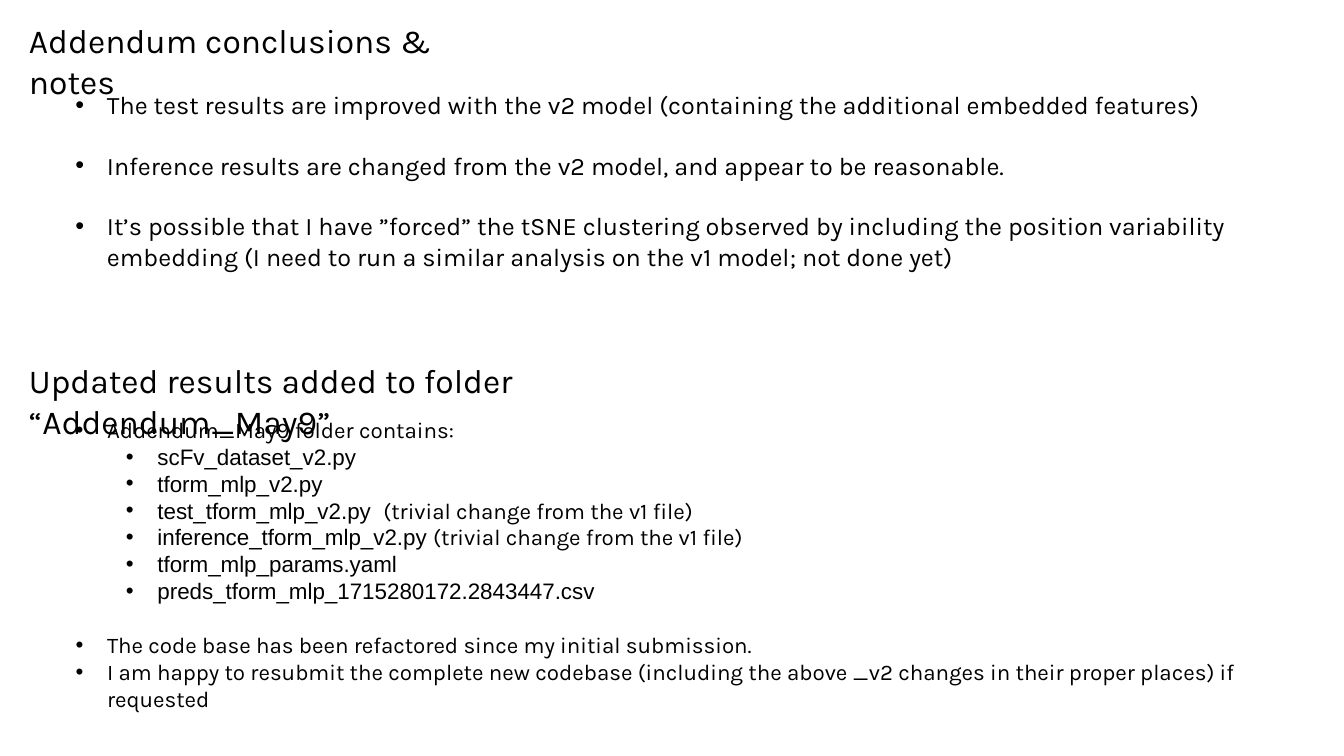
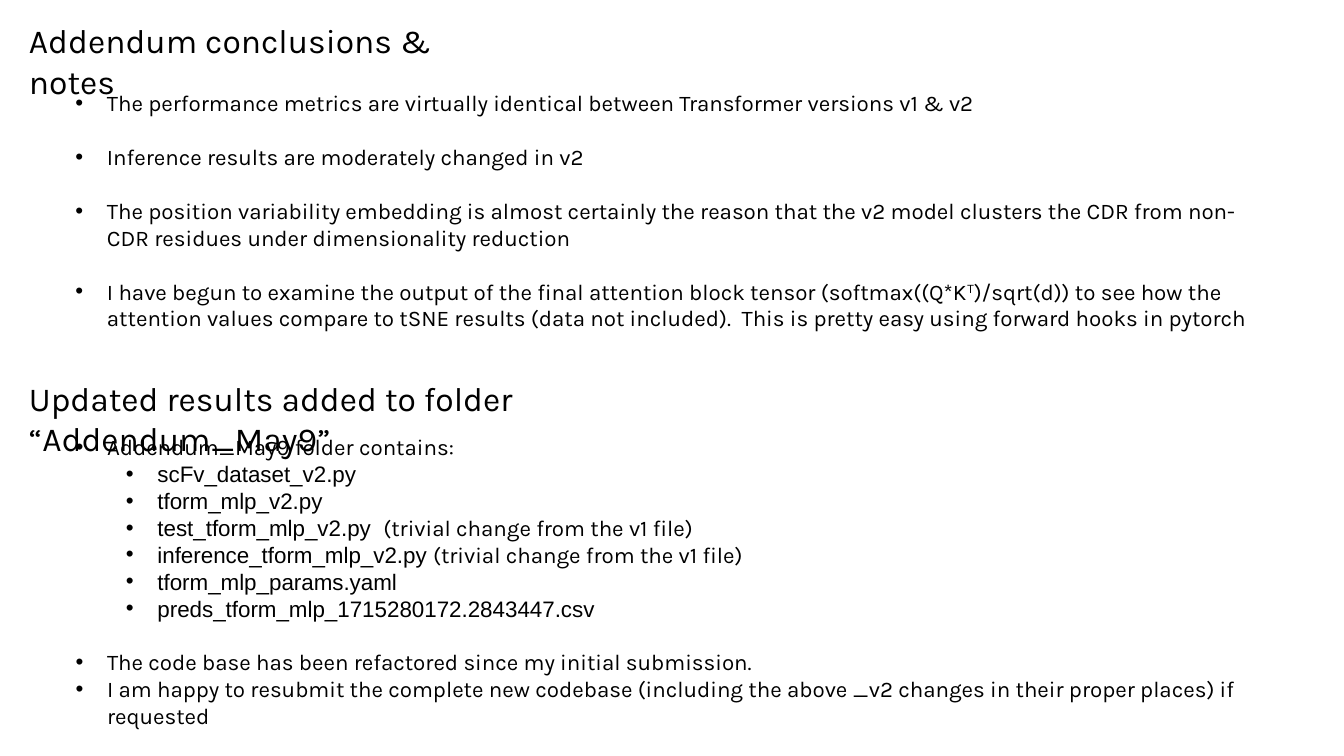
Before and after one commit to planaria158/BERT-antibody-antigen-binding-energy, a slide deck: slide 23 of Homework-aAlphaBio.pptx. Drawn at 1344x756 pixels with LibreOffice and Linux fonts; fonts in the diff are those of the drawing. Boxes give left, top, right and bottom in pixels: in the first picture for what was removed or moved away, otherwise in the second. Text is boxed around its words. In the diff, an @@ line names an element or a change of style, - is before the commit and + after.

```diff
--- a/Homework-aAlphaBio.pptx
+++ b/Homework-aAlphaBio.pptx
@@ text at [107, 91, 1246, 332]: text changed; size 18 to 16 pt @@
-• The test results are improved with the v2 model (containing the additional embedded features)
-• Inference results are changed from the v2 model, and appear to be reasonable.
-• It’s possible that I have ”forced” the tSNE clustering observed by including the position variability embedding (I need to run a similar analysis on the v1 model; not done yet)
+• The performance metrics are virtually identical between Transformer versions v1 & v2
+• Inference results are moderately changed in v2
+• The position variability embedding is almost certainly the reason that the v2 model clusters the CDR from non-CDR residues under dimensionality reduction
+• I have begun to examine the output of the final attention block tensor (softmax((Q*KT)/sqrt(d)) to see how the attention values compare to tSNE results (data not included). This is pretty easy using forward hooks in pytorch
@@ text "Updated results added to folder ...": place and size @@
-text "Updated results added to folder ..." at [29, 370, 513, 443]
+text "Updated results added to folder ..." at [29, 388, 513, 460]
@@ text "Addendum_May9 folder contains:": place and size @@
-text "Addendum_May9 folder contains:" at [107, 417, 1234, 713]
+text "Addendum_May9 folder contains:" at [107, 435, 1234, 730]
```
Also in this commit, not shown: 3 other slides changed.
